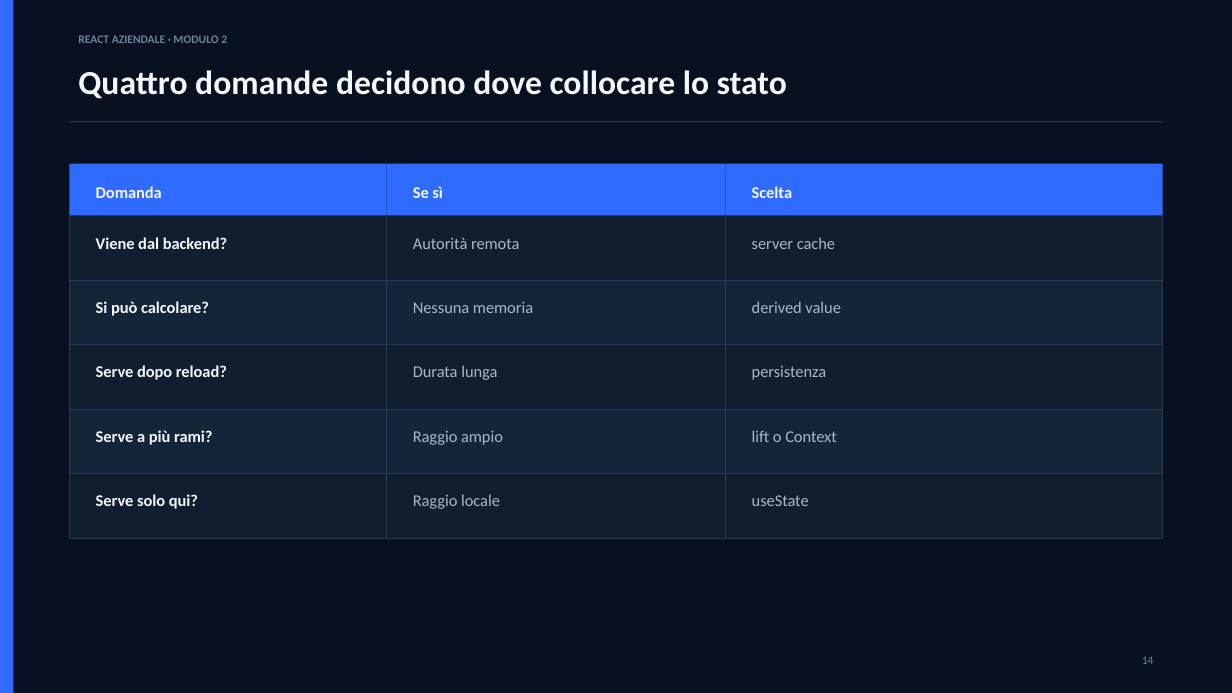
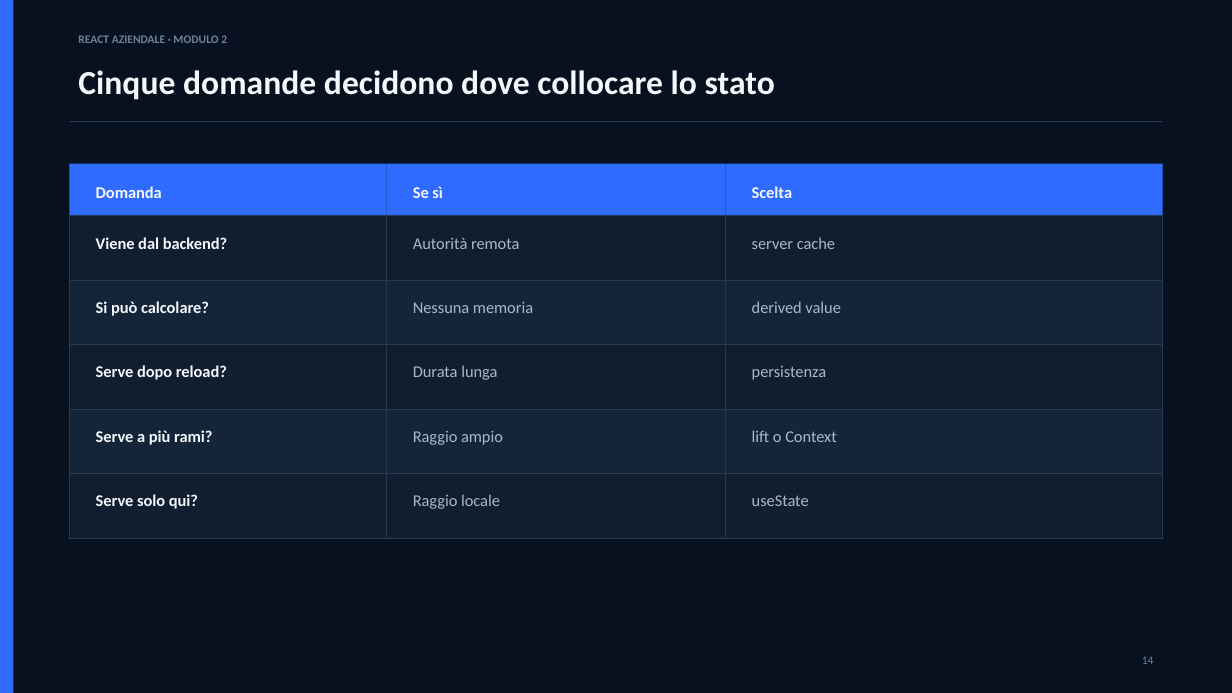
Before and after one commit to marius93rm/reactAziendale, a slide deck: slide 14 of materiali/slides/02-state-management-avanzato/Modulo_2_State_Management_Avanzato.pptx. Drawn at 1232x693 pixels with LibreOffice and Linux fonts; fonts in the diff are those of the drawing. Boxes give left, top, right and bottom in pixels: in the first picture for what was removed or moved away, otherwise in the second. Text is boxed around its words. In the diff, an @@ line names an element or a change of style, - is before the commit and + after.

```diff
--- a/materiali/slides/02-state-management-avanzato/Modulo_2_State_Management_Avanzato.pptx
+++ b/materiali/slides/02-state-management-avanzato/Modulo_2_State_Management_Avanzato.pptx
@@ text at (78,70,775,100): text changed @@
-Quattro domande decidono dove collocare lo stato
+Cinque domande decidono dove collocare lo stato
```
Also in this commit, not shown: 7 other slides changed.
